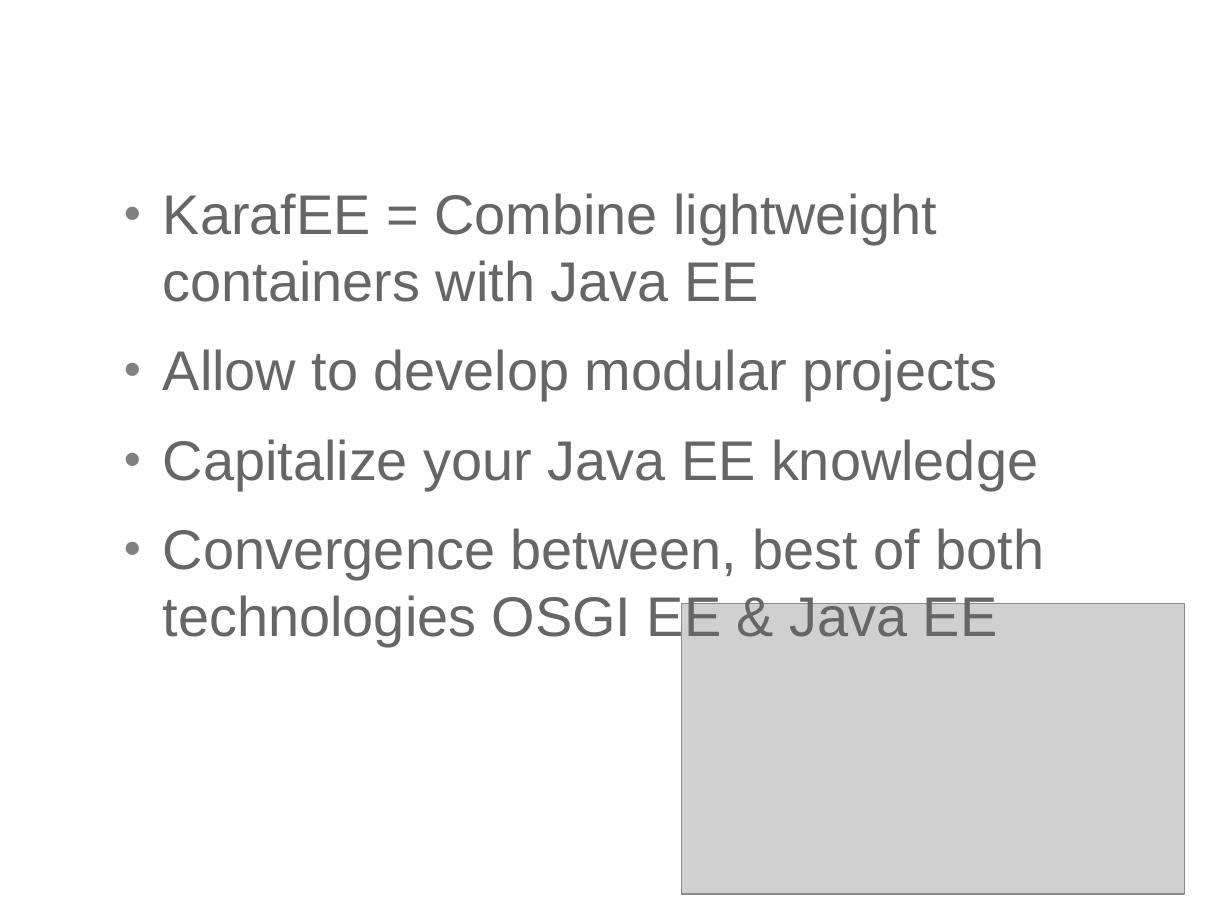
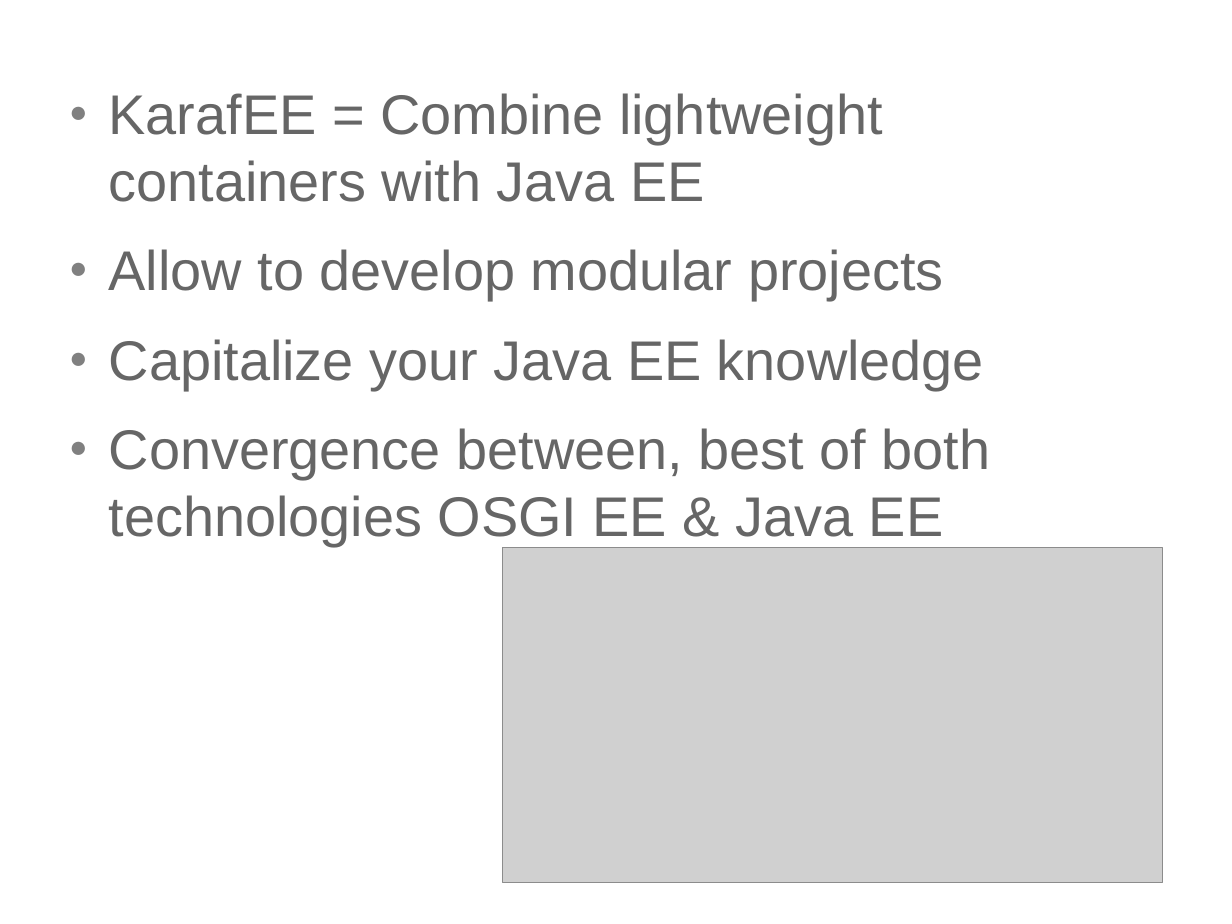
Before and after one commit to cmoulliard/apachecon-2012, a slide deck: slide 48 of karaf-ee-apachecon_eu_2012.odp (slide 49 before the commit). Drawn at 1232x924 pixels with LibreOffice and Linux fonts; fonts in the diff are those of the drawing; grey boxes stand for pictures; background and template pictures are left out. Boxes give left, top, right and bottom in pixels: in the first picture for what was removed or moved away, otherwise in the second. Text is boxed around its words. In the diff, an @@ line names an element or a change of style, - is before the commit and + after.

```diff
--- a/karaf-ee-apachecon_eu_2012.odp
+++ b/karaf-ee-apachecon_eu_2012.odp
@@ text "KarafEE = Combine lightweight containers ...": place and size @@
-text "KarafEE = Combine lightweight containers ..." at bbox=[163, 193, 1045, 646]
+text "KarafEE = Combine lightweight containers ..." at bbox=[109, 93, 991, 546]
@@ picture: place and size @@
-picture at bbox=[682, 604, 1185, 894]
+picture at bbox=[503, 548, 1163, 883]
```
Also in this commit, not shown: 2 other slides changed, 1 slide removed, 3 other files.
